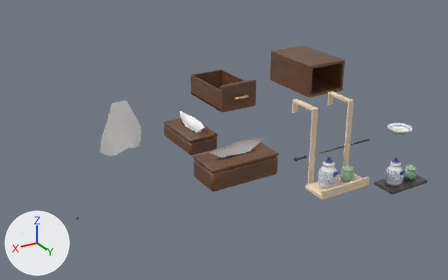
A saved change to the glTF model public/models/barsetting.glb.
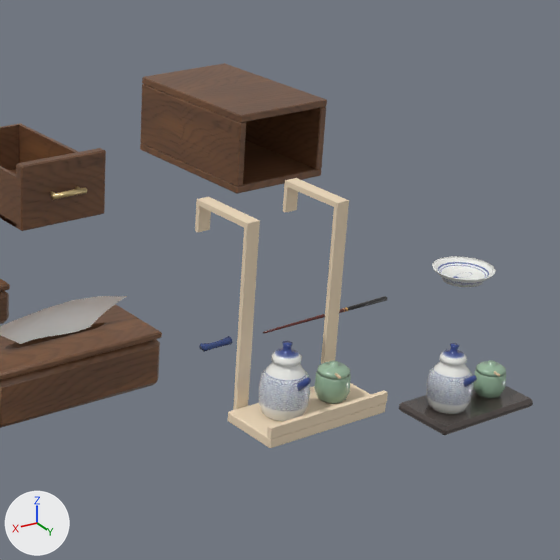
Old and new are each drawn whole from a 50 mm lens placed at (1.621, 1.464, 0.865), pointed at (0.696, -0.079, 0.093) and again close up on the part from 48% to 98% of the width and 7% to 87% of the height. Arrows for +X, +Y and +Z are at lower left; the lights stay in place. The last two pictures show the newer version. Where no turn or scale is listed for an object, it has been applied to the vertices. Vertices at exactly the same position are counted once.

The first close-up shows 'BarCondShoyu', 'BarCondTray', 'BarDrawerBody', 'BarDrawerCaseBody', 'BarRackCondShoyu', 'BarRackCondShoyuLid', 'BarRackCondShoyuSpout', 'BarRackCondWasabi', 'BarRackCondWasabiLid', 'BarRackCondWasabiSpoon', 'BarRackWood', 'BarSoyDishBody', 'BarTissueCase', 'BarTissueSheet' and 8 more.
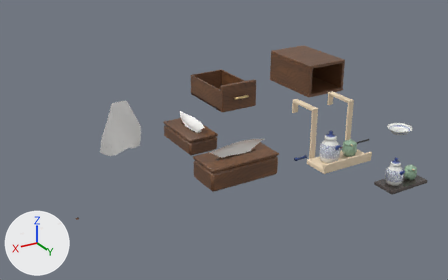
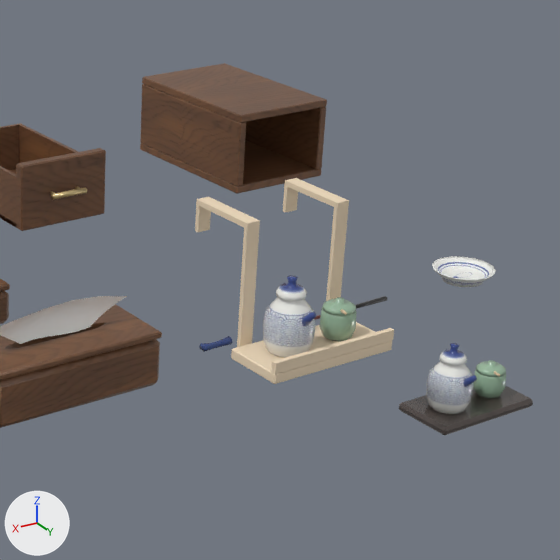
Changed parts and their boxes [x1, y1, x2, y2] in the close-ups (560 x 560 px; the box of a moved part takes in the faces that stretch with it):
'BarRackWood', reshaped (24% shorter): before [195, 178, 388, 448]; after [195, 178, 394, 384]
'BarRackCondShoyu', moved: before [259, 362, 310, 422]; after [263, 297, 315, 358]
'BarRackCondWasabi', moved: before [314, 371, 351, 404]; after [319, 309, 357, 341]
'BarRackCondShoyuLid', moved: before [271, 341, 302, 367]; after [276, 275, 307, 301]
'BarRackCondWasabiLid', moved: before [317, 360, 350, 379]; after [322, 297, 356, 316]
'BarRackCondShoyuSpout', moved: before [297, 377, 311, 392]; after [302, 312, 316, 327]
'BarRackCondWasabiSpoon', moved: before [335, 373, 341, 379]; after [340, 309, 347, 315]
part 1 of me_barrackwood, moved or reshaped: before [228, 383, 386, 448]; after [231, 322, 392, 384]
part 2 of me_barrackwood, moved or reshaped: before [267, 391, 388, 439]; after [271, 328, 394, 374]
part 3 of me_barrackwood, moved or reshaped: before [321, 206, 349, 364]; after [326, 206, 349, 301]
part 4 of me_barrackwood, moved or reshaped: before [233, 226, 260, 410]; after [237, 226, 260, 347]

The change in detail:
me_barrackwood is used by ob_barrackwood; location (0.6, 0.3, 0.0).
Before the commit, vertices of me_barrackwood: 32 (-0.068, 0.008, 0.092), 34 (-0.068, 0.013, 0.092), 36 (-0.052, 0.008, 0.092), 38 (-0.052, 0.013, 0.092).
Before the commit, vertices of me_barrackwood: 54 (0.052, 0.008, 0.092), 56 (0.052, 0.013, 0.092), 58 (0.068, 0.008, 0.092), 60 (0.068, 0.013, 0.092).
me_barrackwood had 76 vertices, 128 faces and spanned x -0.08..0.08, y -0.073..0.085, z 0.092..0.315.
me_barrackwood now has 76 vertices, 128 faces and spans x -0.08..0.08, y -0.073..0.085, z 0.166..0.315.
me_barrackwood part 1: the loose piece of 24 vertices spanning x -0.08..0.08, y 0.013..0.085, z 0.092..0.104 is moved by (0.0, 0.0, 0.074).
me_barrackwood part 2: the loose piece of 8 vertices spanning x -0.08..0.08, y 0.079..0.085, z 0.104..0.116 is moved by (0.0, 0.0, 0.074).
Part 3, on me_barrackwood:
Vertices 32, 34, 36, 38 of me_barrackwood move by (0.0, 0.0, 0.074).
Part 4, on me_barrackwood:
Vertices 54, 56, 58, 60 of me_barrackwood move by (0.0, 0.0, 0.074).
Object 'BarRackCondShoyu' (ob_barrackcondshoyu) moves from (0.632, 0.346, 0.092) to (0.632, 0.346, 0.166).
Object 'BarRackCondShoyuLid' (ob_barrackcondshoyulid) moves from (0.632, 0.346, 0.092) to (0.632, 0.346, 0.166).
Object 'BarRackCondShoyuSpout' (ob_barrackcondshoyuspout) moves from (0.632, 0.346, 0.092) to (0.632, 0.346, 0.166).
Object 'BarRackCondWasabi' (ob_barrackcondwasabi) moves from (0.564, 0.346, 0.092) to (0.564, 0.346, 0.166).
Object 'BarRackCondWasabiLid' (ob_barrackcondwasabilid) moves from (0.564, 0.346, 0.092) to (0.564, 0.346, 0.166).
Object 'BarRackCondWasabiSpoon' (ob_barrackcondwasabispoon) moves from (0.6, 0.346, 0.092) to (0.6, 0.346, 0.166).
